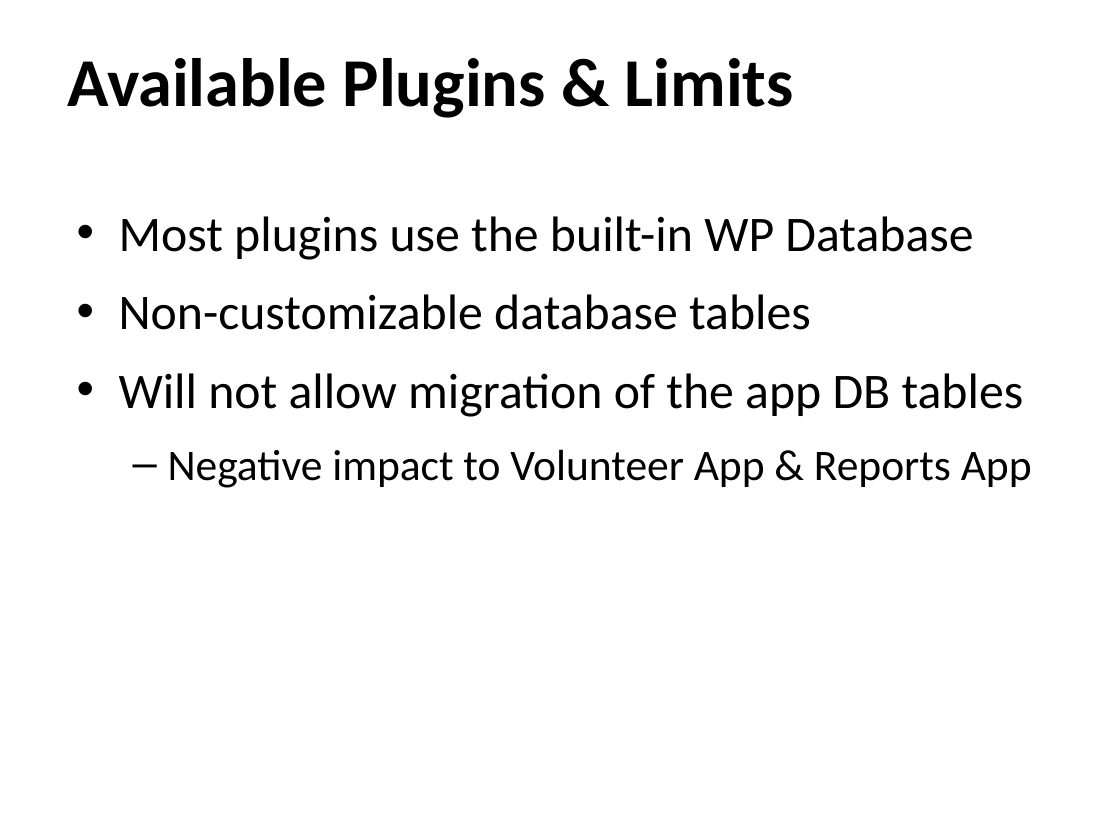
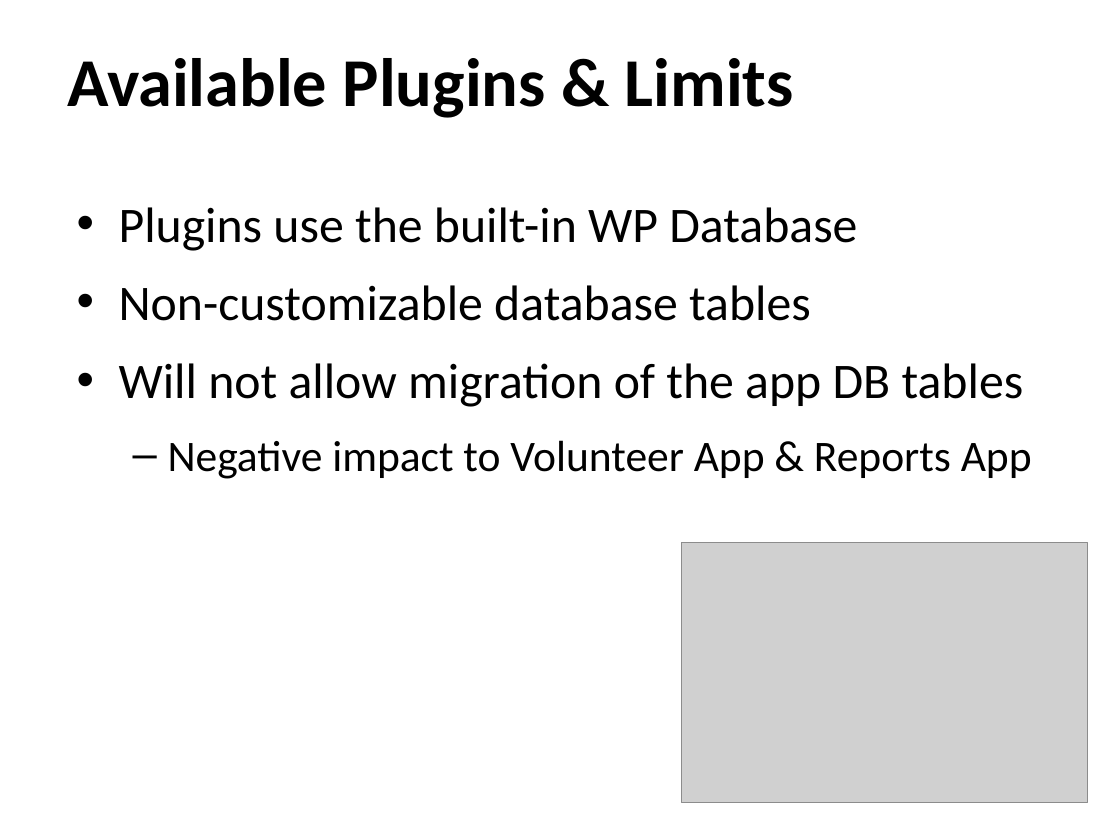
Before and after one commit to ehsantos11/MIST7590-Smithgall-Project, a slide deck: slide 8 of SGW Project Update 24Jan18.pptx (slide 5 before the commit). Drawn at 1120x840 pixels with LibreOffice and Linux fonts; fonts in the diff are those of the drawing; grey boxes stand for pictures; background and template pictures are left out. Boxes give left, top, right and bottom in pixels: in the first picture for what was removed or moved away, otherwise in the second. Text is boxed around its words. In the diff, an @@ line names an element or a change of style, - is before the commit and + after.

```diff
--- a/SGW Project Update 24Jan18.pptx
+++ b/SGW Project Update 24Jan18.pptx
@@ text "Plugins use the built-in WP ...": place and size @@
-text "Plugins use the built-in WP ..." at bbox=[119, 216, 1032, 488]
+text "Plugins use the built-in WP ..." at bbox=[119, 207, 1032, 479]
@@ text at bbox=[119, 207, 857, 251]: text changed @@
-• Most plugins use the built-in WP Database
+• Plugins use the built-in WP Database
@@ picture added at bbox=[681, 542, 1086, 802] @@
```
Also in this commit, not shown: 6 other slides changed, 4 slides added, 1 slide removed.
